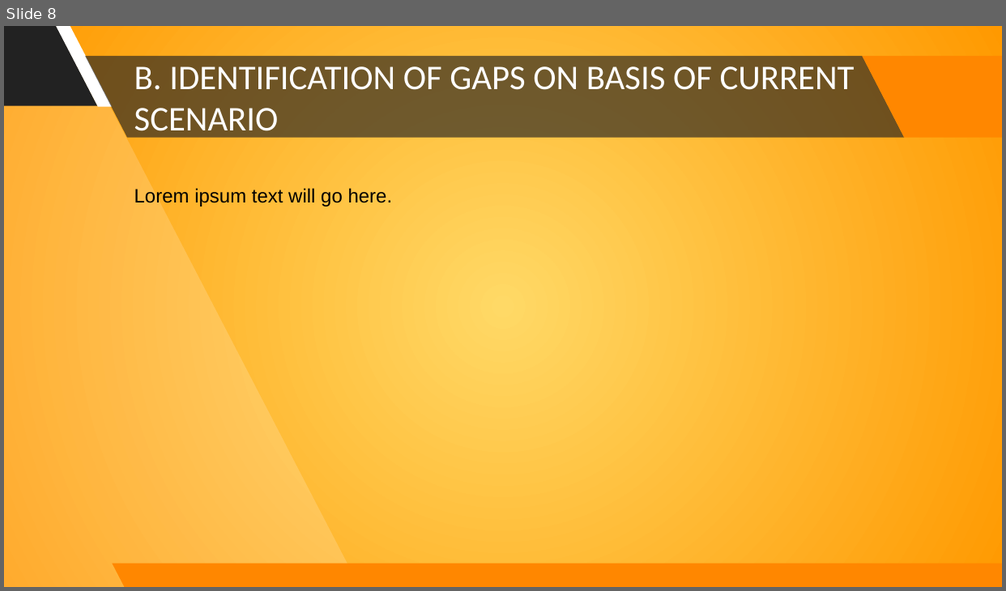
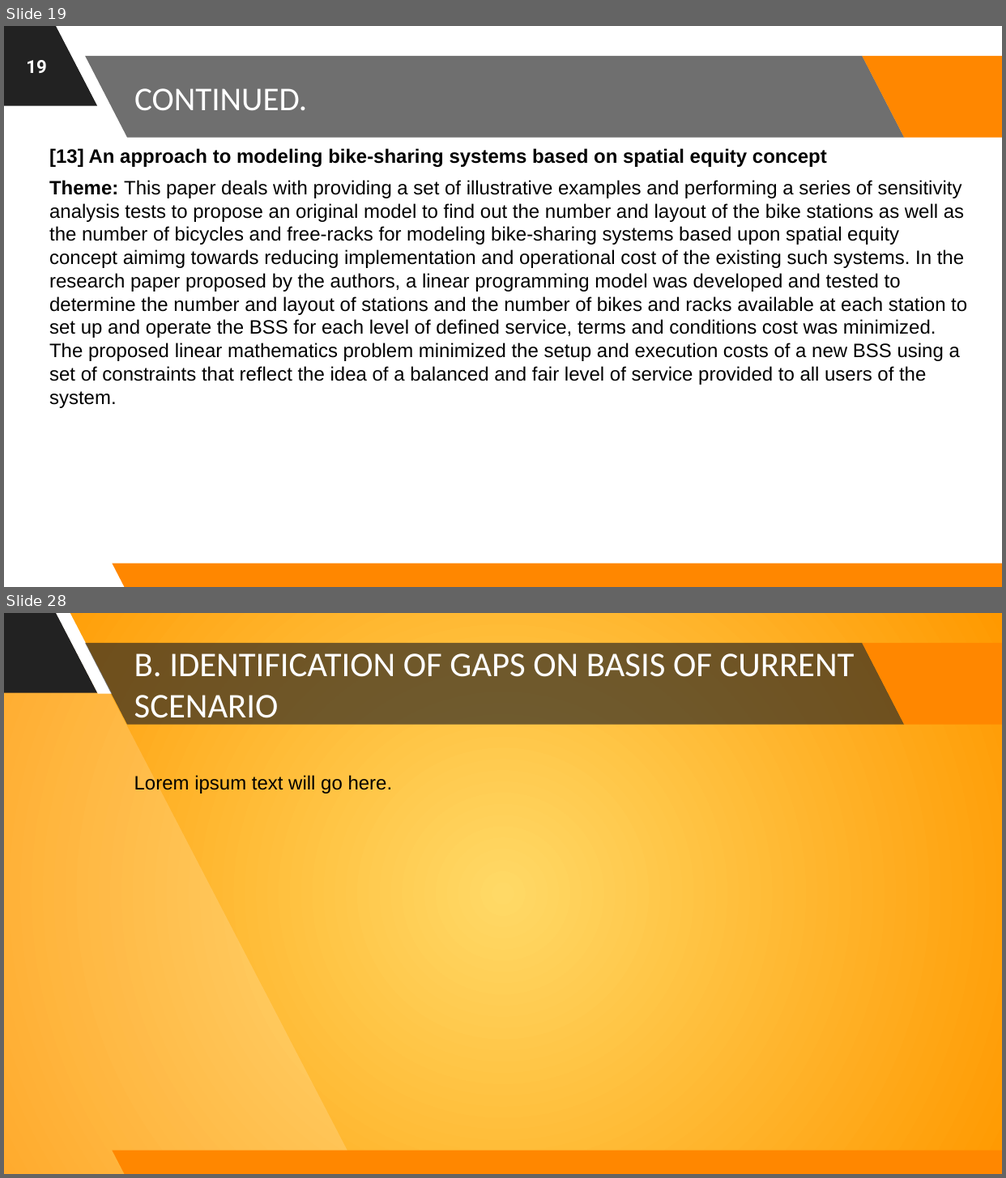
Before and after one commit to astrodestroyergithub/Divvy-Bike-Share, a slide deck: PPTS/19BCE1156_Tamojit_Roy_Capstone_Project_B.Tech_CSE_2019-23_Review-1.pptx. Shown one above the other, each under a label of ours: slide 8 before the commit, slides 19 and 28 after it; the slides between them are not shown. The pictures are 1006x591 and 1006x1178 pixels, drawn with LibreOffice and Linux fonts; fonts in the diff are those of the drawing; background and template pictures are left out. Boxes give left, top, right and bottom in pixels: in the first picture for what was removed or moved away, otherwise in the second. Text is boxed around its words. In the diff, an @@ line names an element or a change of style, - is before the commit and + after.

Commit message:
Written Themes-Discoverd-in-Review in Review-1 PPT

```diff
--- a/PPTS/19BCE1156_Tamojit_Roy_Capstone_Project_B.Tech_CSE_2019-23_Review-1.pptx
+++ b/PPTS/19BCE1156_Tamojit_Roy_Capstone_Project_B.Tech_CSE_2019-23_Review-1.pptx
@@ slide 19 added at [4, 26, 1002, 587], background picture (left out); not listed: 6 template elements that a slide beside it also shows @@
@@ page number added at [26, 60, 46, 73], 13 pt, text #FFFFFF, bold @@
+19
@@ title added at [134, 88, 307, 110], 24 pt, text #FFFFFF @@
+CONTINUED.
@@ text added at [49, 148, 967, 408], 14 pt, text #000000 @@
+[13] An approach to modeling bike-sharing systems based on spatial equity concept
+Theme: This paper deals with providing a set of illustrative examples and performing a series of sensitivity analysis tests to propose an original model to find out the number and layout of the bike stations as well as the number of bicycles and free-racks for modeling bike-sharing systems based upon spatial equity concept aimimg towards reducing implementation and operational cost of the existing such systems. In the research paper proposed by the authors, a linear programming model was developed and tested to determine the number and layout of stations and the number of bikes and racks available at each station to set up and operate the BSS for each level of defined service, terms and conditions cost was minimized. The proposed linear mathematics problem minimized the setup and execution costs of a new BSS using a set of constraints that reflect the idea of a balanced and fair level of service provided to all users of the system.
@@ what was slide 8 is now slide 28 @@
```
Also in this commit, not shown: 6 slides changed, 19 other slides added, 1 other file.
